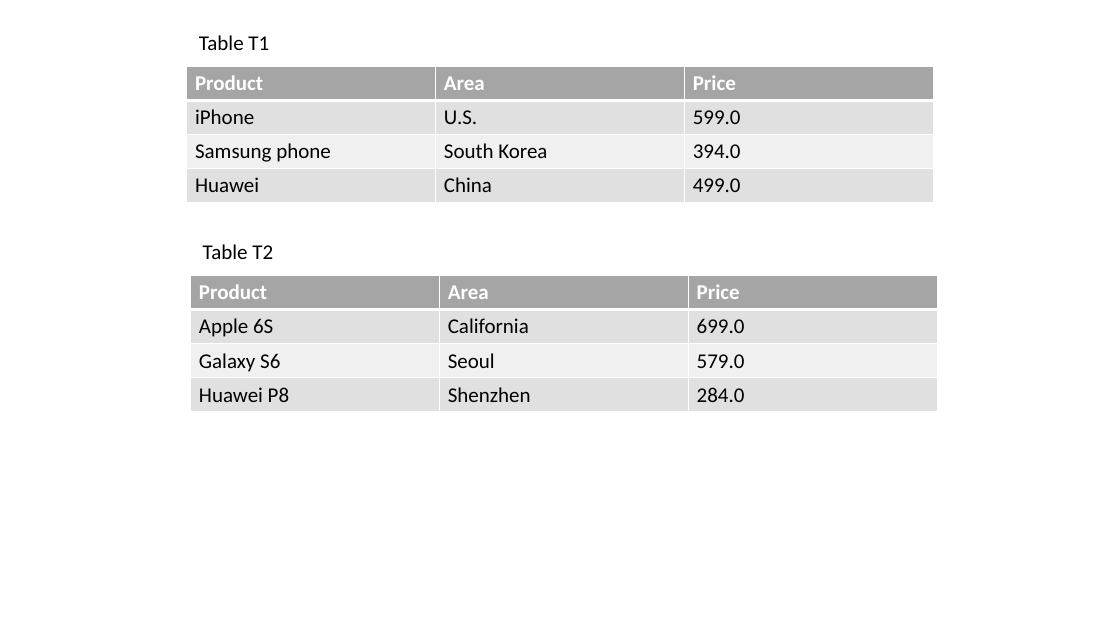
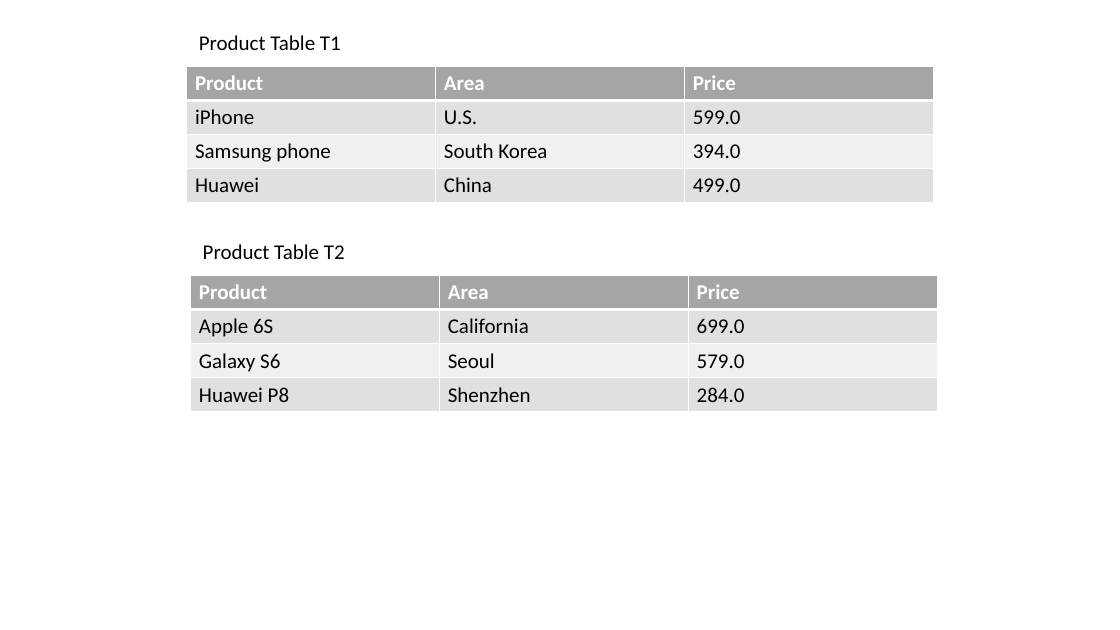
Before and after one commit to jiahenglu/taxonomy, a slide deck: slide 6 of figures/taxonomy.pptx. Drawn at 1120x630 pixels with LibreOffice and Linux fonts; fonts in the diff are those of the drawing. Boxes give left, top, right and bottom in pixels: in the first picture for what was removed or moved away, otherwise in the second. Text is boxed around its words. In the diff, an @@ line names an element or a change of style, - is before the commit and + after.

```diff
--- a/figures/taxonomy.pptx
+++ b/figures/taxonomy.pptx
@@ text at <box>199,35,341,50</box>: text changed @@
-Table T1
+Product Table T1
@@ text at <box>203,244,345,259</box>: text changed @@
-Table T2
+Product Table T2
```
Also in this commit, not shown: 2 other slides changed, 8 other files.
